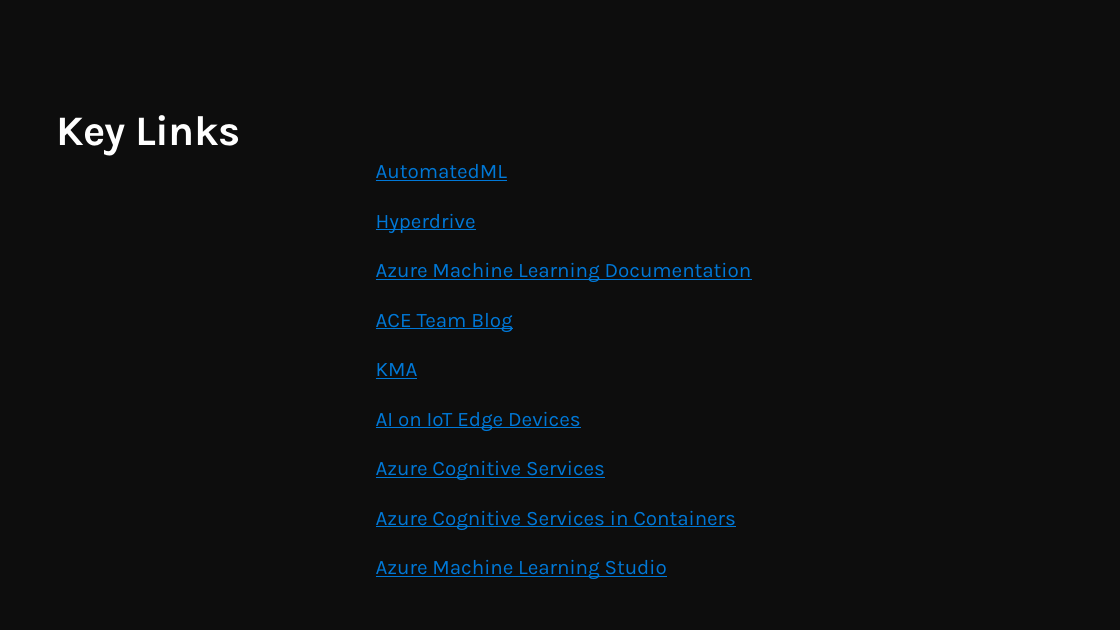
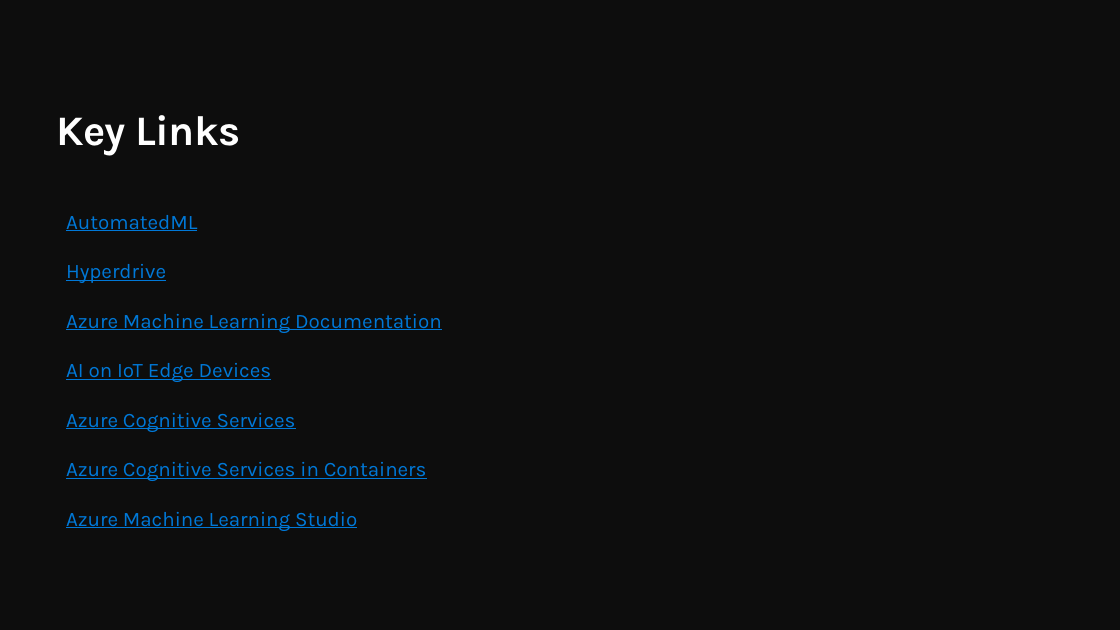
Before and after one commit to QuirkyDataScientist1978/Build-a-knowledge-mining-solution-using-Azure-AI, a slide deck: slide 10 of resources/slides/Opening.pptx. Drawn at 1120x630 pixels with LibreOffice and Linux fonts; fonts in the diff are those of the drawing; background and template pictures are left out. Boxes give left, top, right and bottom in pixels: in the first picture for what was removed or moved away, otherwise in the second. Text is boxed around its words. In the diff, an @@ line names an element or a change of style, - is before the commit and + after.

```diff
--- a/resources/slides/Opening.pptx
+++ b/resources/slides/Opening.pptx
@@ text "AutomatedML": place and size @@
-text "AutomatedML" at <box>376,164,752,579</box>
+text "AutomatedML" at <box>66,215,442,531</box>
@@ text at <box>376,313,512,379</box>: paragraphs removed @@
-ACE Team Blog
-KMA
```
Also in this commit, not shown: 1 slide added, 9 slides removed.
